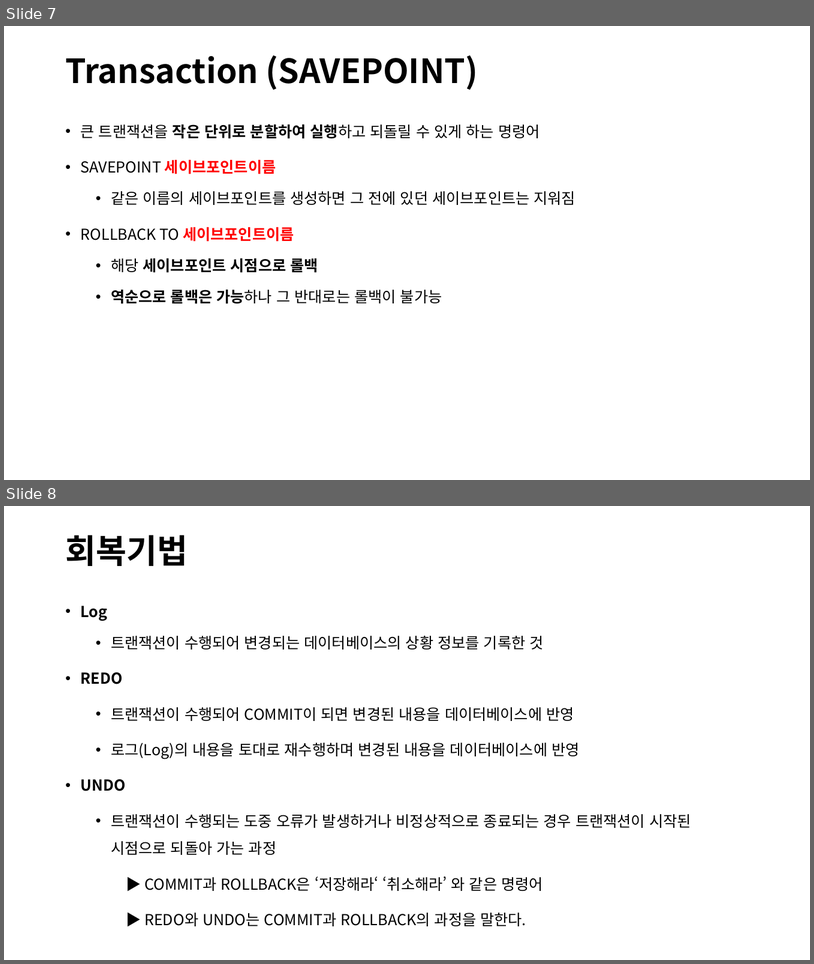
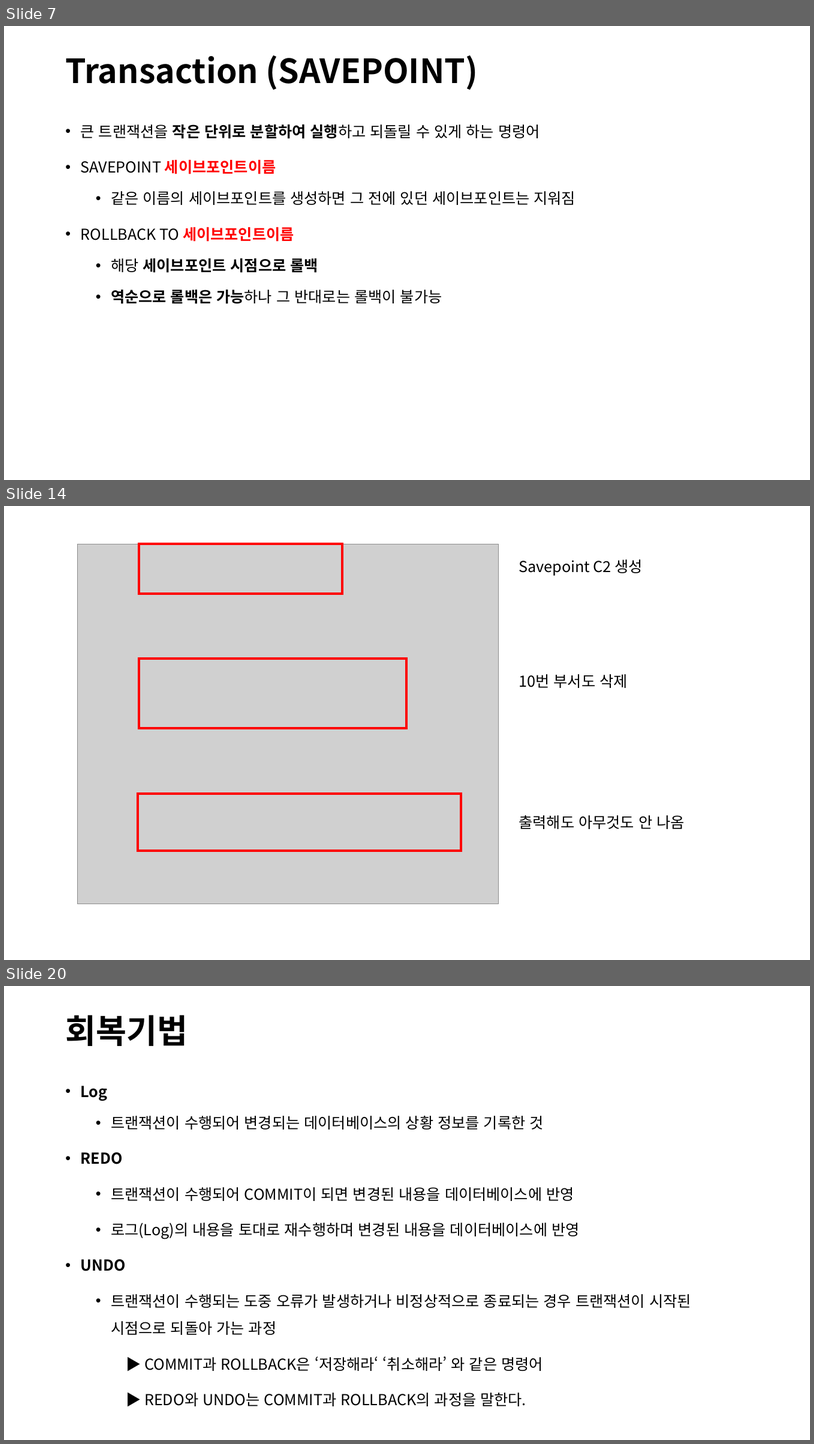
Before and after one commit to lhs501/mirim, a slide deck: 8-SQL-TCL_-_Transaction.pptx. Shown one above the other, each under a label of ours: slides 7 and 8 before the commit, slides 7, 14 and 20 after it; the slides between them are not shown. The pictures are 814x964 and 814x1444 pixels, drawn with LibreOffice and Linux fonts; fonts in the diff are those of the drawing; grey boxes stand for pictures. Boxes give left, top, right and bottom in pixels: in the first picture for what was removed or moved away, otherwise in the second. Text is boxed around its words. In the diff, an @@ line names an element or a change of style, - is before the commit and + after.

```diff
--- a/8-SQL-TCL_-_Transaction.pptx
+++ b/8-SQL-TCL_-_Transaction.pptx
@@ slide 14 added at [4,506,810,960], background #FFFFFF @@
@@ picture added at [78,544,499,903] @@
@@ rectangle added at [139,544,343,594], outline #FF0000 3 pt @@
@@ text added at [519,559,643,576], 18 pt, text #000000 @@
+Savepoint C2 생성
@@ rectangle added at [139,658,406,728], outline #FF0000 3 pt @@
@@ text added at [519,674,627,688], 18 pt, text #000000 @@
+10번 부서도 삭제
@@ rectangle added at [138,793,461,851], outline #FF0000 3 pt @@
@@ text added at [519,815,684,829], 18 pt, text #000000 @@
+출력해도 아무것도 안 나옴
@@ what was slide 8 is now slide 20 @@
```
Also in this commit, not shown: 11 other slides added.
